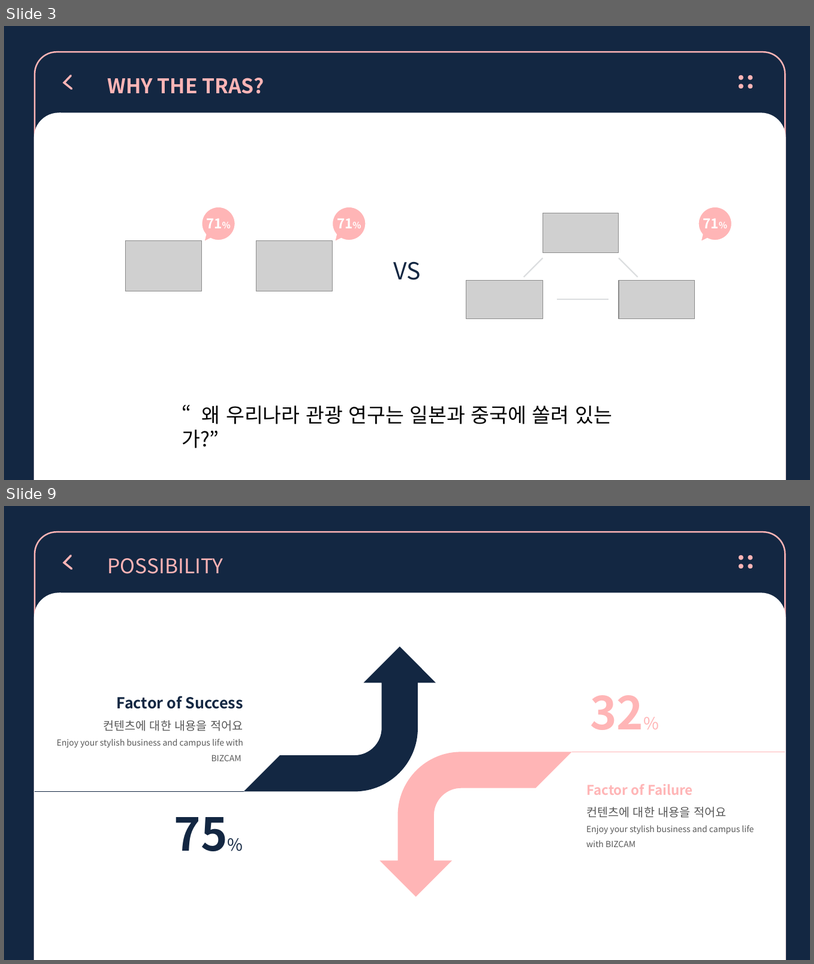
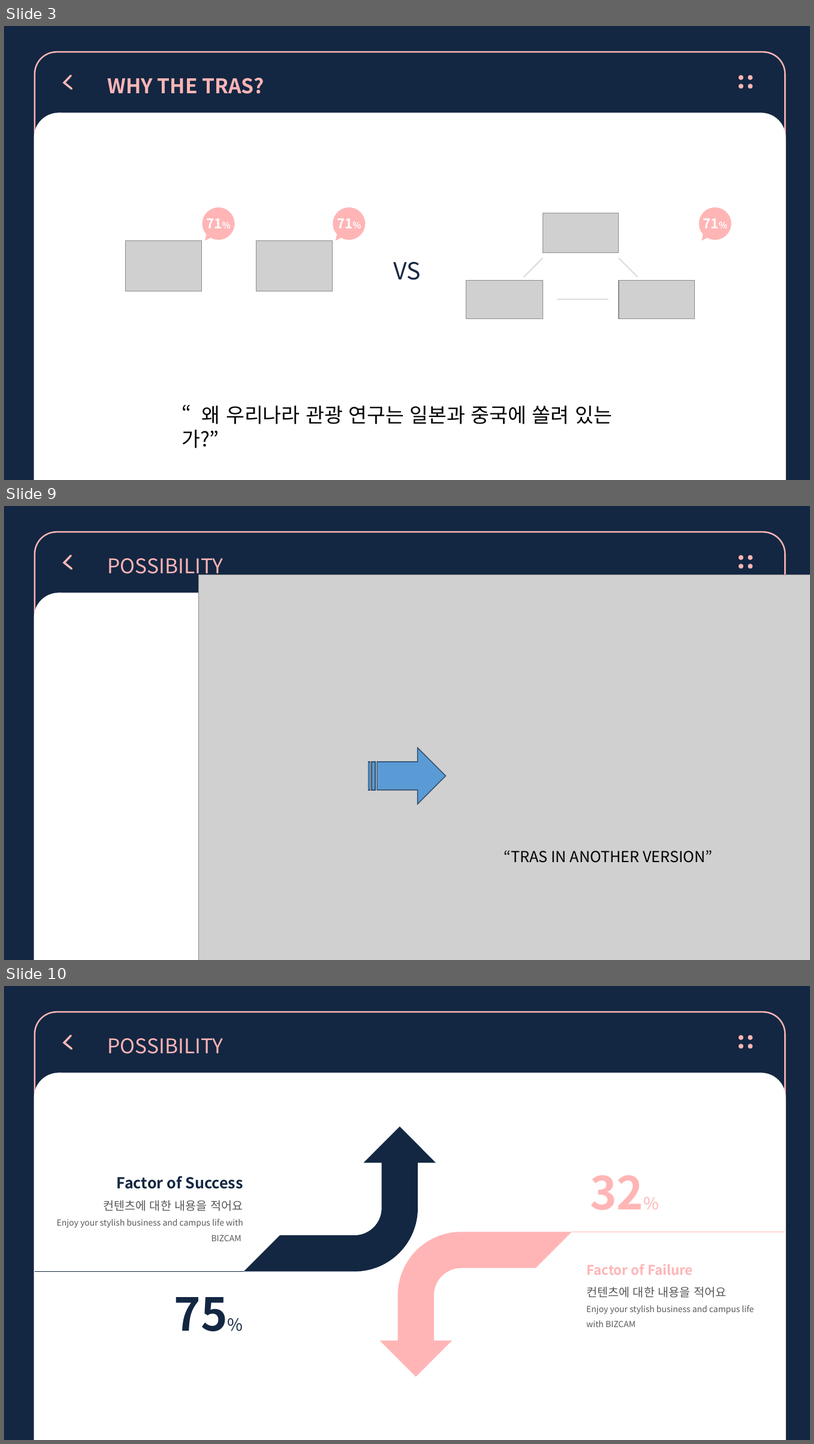
Before and after one commit to twinstae/tripReviewAnalysisSystem, a slide deck: 참빛.pptx. Shown one above the other, each under a label of ours: slides 3 and 9 before the commit, slides 3, 9 and 10 after it; the slides between them are not shown. The pictures are 814x964 and 814x1444 pixels, drawn with LibreOffice and Linux fonts; fonts in the diff are those of the drawing; grey boxes stand for pictures. Boxes give left, top, right and bottom in pixels: in the first picture for what was removed or moved away, otherwise in the second. Text is boxed around its words. In the diff, an @@ line names an element or a change of style, - is before the commit and + after.

```diff
--- a/참빛.pptx
+++ b/참빛.pptx
@@ slide 9 added at (4, 506, 810, 960), background #132742 @@
@@ picture added at (199, 574, 810, 960) @@
@@ group added at (35, 532, 786, 960): 4 ellipses, 2 round same rects, 1 freeform shape @@
+    POSSIBILITY
@@ striped right arrow added at (369, 747, 446, 804), fill #5B9BD5, outline #2D4D6A 1 pt @@
@@ text added at (504, 850, 713, 862), 18 pt, text #000000 @@
+“TRAS IN ANOTHER VERSION”
@@ what was slide 9 is now slide 10 @@
```
Also in this commit, not shown: 6 slides changed, 1 other file.
